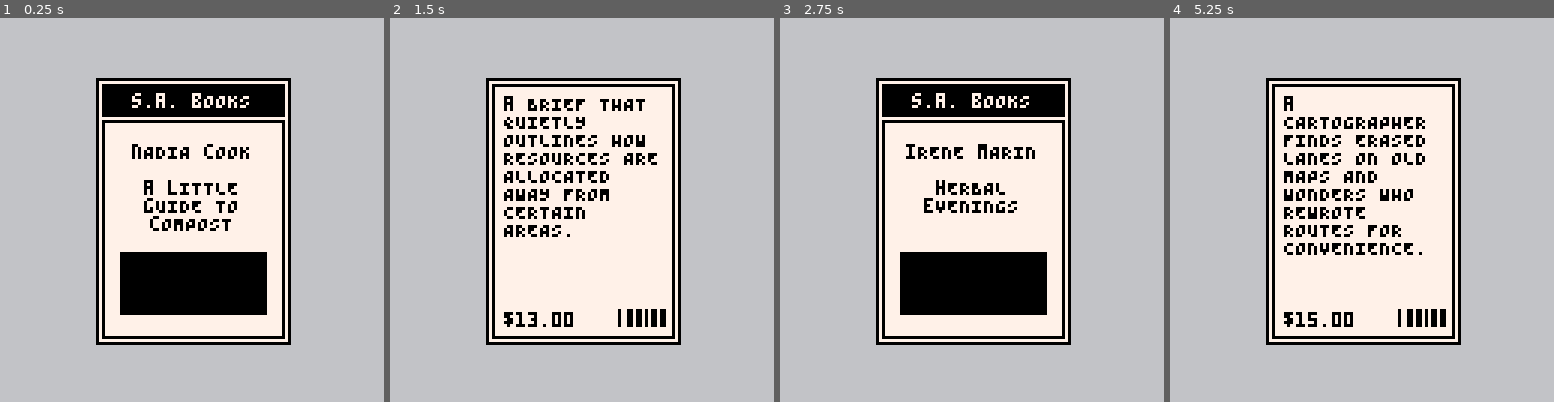
Above: before the commit, frames 1-4 (left to right).
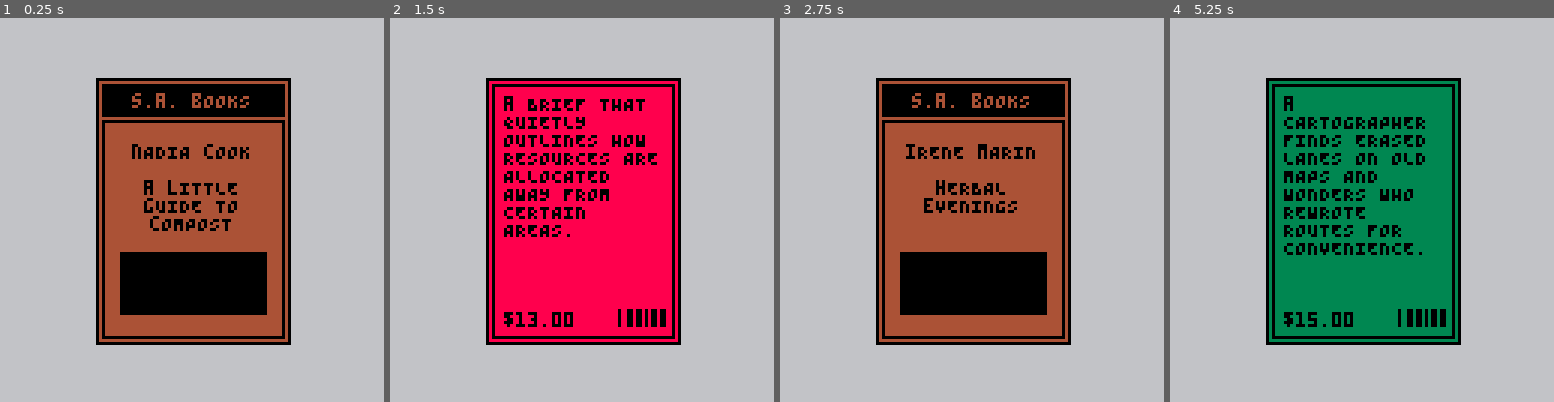
Above: after the commit, the same moments.

Repository: marco-vidali/dont_read_that_book
Game: PICO-8 cartridge dont_read_that_book.p8
Same seed, same stepped clock (60 frames per second), same inputs: the game is played once before the commit and once after it.
Inputs:
- Up to frame 1 (0.25 s): no input
- Up to frame 2 (1.5 s): tap X (X key) at 0.33, 1.07 s; tap O (Z key) at 0.7 s
- Up to frame 3 (2.75 s): hold Right 1.6-2.1 s; tap O (Z key) at 1.7, 2.1, 2.5 s; tap X (X key) at 1.85 s; hold Right from 2.47 s (still down)
- Up to frame 4 (5.25 s): tap O (Z key) every 0.4 s from 2.9 to 4.9 s; tap X (X key) at 2.97, 4.08, 5.2 s; release Right at 3.03 s; hold Left 3.08-3.58 s; hold Right 4.02-4.68 s; hold Left from 5.08 s (still down)

The runs differ from the first frame. In frame 1, 20% of the frame differs, in the area x 25-75%, y 16-85%; in frame 2, 28%; in frame 3, 21%; in frame 4, 27%.

Commit message:
Implement random book color

Diff:
--- a/dont_read_that_book.p8
+++ b/dont_read_that_book.p8
@@ -5,14 +5,14 @@
 #include scripts/utils.lua
 #include scripts/show_book.lua
 __gfx__
-00000000077007007070070000000000000000000000000000000000000000000000000000000000000000000000000000000000000000000000000000000000
-00000000077007007070070000000000000000000000000000000000000000000000000000000000000000000000000000000000000000000000000000000000
-00700700077007007070070000000000000000000000000000000000000000000000000000000000000000000000000000000000000000000000000000000000
-00077000077007007070070000000000000000000000000000000000000000000000000000000000000000000000000000000000000000000000000000000000
-00077000077007007070070000000000000000000000000000000000000000000000000000000000000000000000000000000000000000000000000000000000
-00700700077007007070070000000000000000000000000000000000000000000000000000000000000000000000000000000000000000000000000000000000
-00000000777777777777777700000000000000000000000000000000000000000000000000000000000000000000000000000000000000000000000000000000
-00000000777777777777777700000000000000000000000000000000000000000000000000000000000000000000000000000000000000000000000000000000
+00000000055005005050050000000000000000000000000000000000000000000000000000000000000000000000000000000000000000000000000000000000
+00000000055005005050050000000000000000000000000000000000000000000000000000000000000000000000000000000000000000000000000000000000
+00700700055005005050050000000000000000000000000000000000000000000000000000000000000000000000000000000000000000000000000000000000
+00077000055005005050050000000000000000000000000000000000000000000000000000000000000000000000000000000000000000000000000000000000
+00077000055005005050050000000000000000000000000000000000000000000000000000000000000000000000000000000000000000000000000000000000
+00700700055005005050050000000000000000000000000000000000000000000000000000000000000000000000000000000000000000000000000000000000
+00000000555555555555555500000000000000000000000000000000000000000000000000000000000000000000000000000000000000000000000000000000
+00000000555555555555555500000000000000000000000000000000000000000000000000000000000000000000000000000000000000000000000000000000
 
 
 
--- a/scripts/show_book.lua
+++ b/scripts/show_book.lua
@@ -1,10 +1,12 @@
 palt(0, false)
+palt(5, true)
 
 day = 1
 
 awareness = 50
 happiness = 50
 
+book_colors = {3, 4, 7, 8, 9, 10, 11, 12, 14, 15}
 book_x = 32
 book_y = 20
 
@@ -23,6 +25,7 @@
 function next_book()
     book = rnd(books)
     book.price = flr(rnd(14)) + 5
+    book.color = rnd(book_colors)
 
     showing = "front"
     choice = 1
@@ -135,7 +138,7 @@
     rect(book_x, book_y, book_x + 64, book_y + 88, 0)
 
     -- background
-    rectfill(book_x + 1, book_y + 1, book_x + 63, book_y + 87, 7)
+    rectfill(book_x + 1, book_y + 1, book_x + 63, book_y + 87, book.color)
 
     if showing == "front" then
         draw_book_front()
@@ -147,7 +150,7 @@
 function draw_book_front()
     -- header
     rectfill(book_x + 2, book_y + 2, book_x + 62, book_y + 12, 0)
-    print_centered("s.a. bOOKS", book_y + 5, 7)
+    print_centered("s.a. bOOKS", book_y + 5, book.color)
 
     -- content outline
     rect(book_x + 2, book_y + 14, book_x + 62, book_y + 86, 0)
